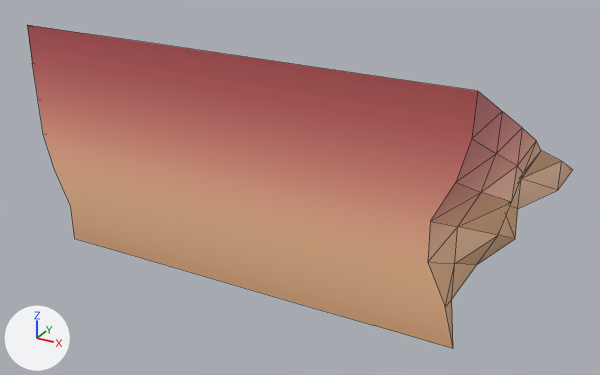
The FBX model Assets/Models/TileSets/Tileset 1/frontHalfRamp4.001.fbx: old version first, new version second.
Rendered twice from a 50 mm camera at (0.874, -1.779, 0.649) aimed at (-0.041, -0.114, -0.183). Every picture has the same lights, and +X, +Y and +Z are marked at lower left. Mesh edges are drawn as thin lines. Where no turn or scale is listed for an object, it has been applied to the vertices.

Names of what the first picture shows: 'frontHalfRamp4.001'.
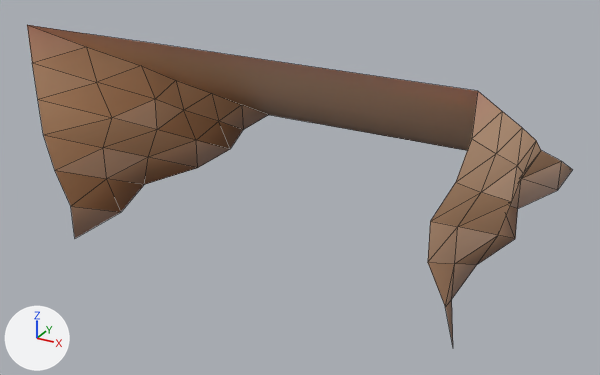
Scene script edits in JSON lines:
```json
{"block": "me_cube_055", "where": "# used by ob_fronthalframp4_001; location = (0.0, 0.0, 0.0)"}
{"op": "remove", "block": "me_cube_055", "code": "me_cube_055.from_pydata(...)  # 71 vertices, 75 faces; spans x -0.5..0.5, y -0.5..0.5, z -0.25..0.25"}
{"op": "add", "block": "me_cube_055", "code": "me_cube_055.from_pydata(...)  # 66 vertices, 73 faces; spans x -0.5..0.5, y -0.5..0.5, z -0.25..0.25"}
{"block": "me_cube_055", "change": "me_cube_055 part 1"}
{"block": "me_cube_055", "change": "5 vertices are removed from x -0.327..0.333, y -0.5, z -0.25"}
{"block": "me_cube_055", "change": "2 faces are deleted"}
{"block": "me_cube_055", "change": "me_cube_055 part 2: 73 kept faces spanning x -0.5..0.5, y -0.5..0.5, z -0.25..0.25 get new texture (UV) coordinates"}
```

What differs and where, as boxes (x1, y1, x2, y2) in the pictures (600 x 375 px):
```json
{"object": "frontHalfRamp4.001", "change": "reshaped", "before": [27, 25, 572, 349], "after": [27, 25, 572, 345]}
{"part": 1, "of": "me_cube_055", "change": "deleted", "before": [27, 25, 478, 349]}
{"part": 2, "of": "me_cube_055", "change": "surface changed", "before": [428, 91, 572, 345], "after": [27, 25, 572, 345], "on screen": "beige to brown"}
```
